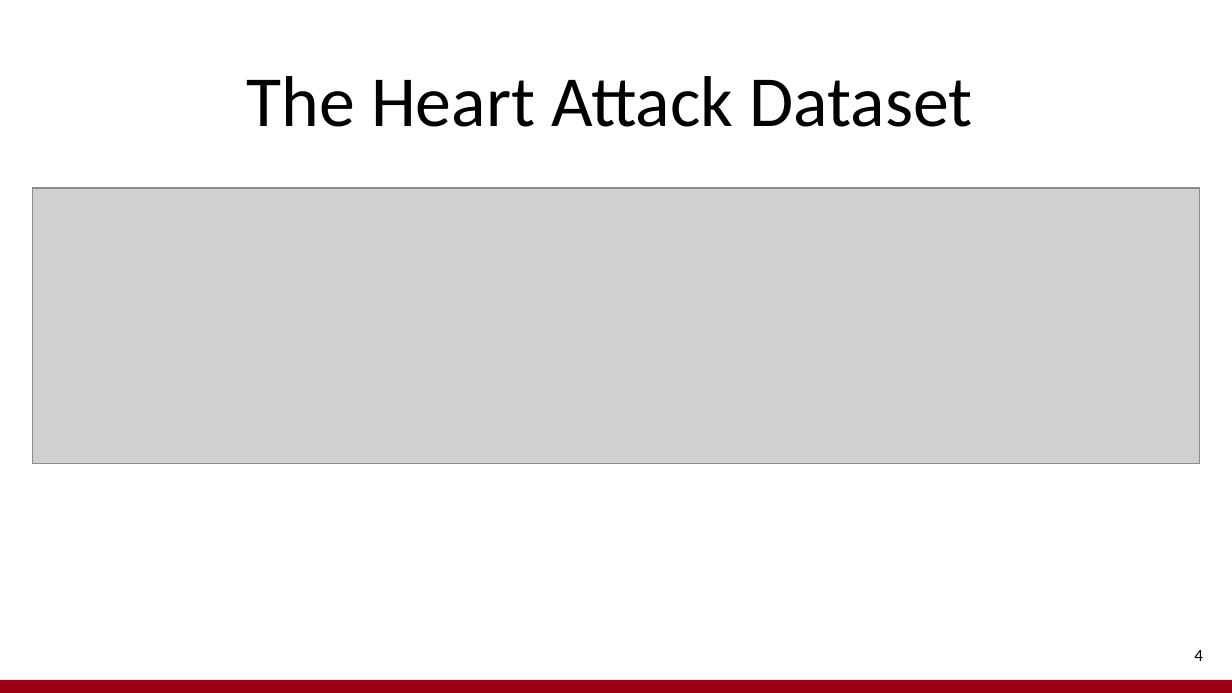
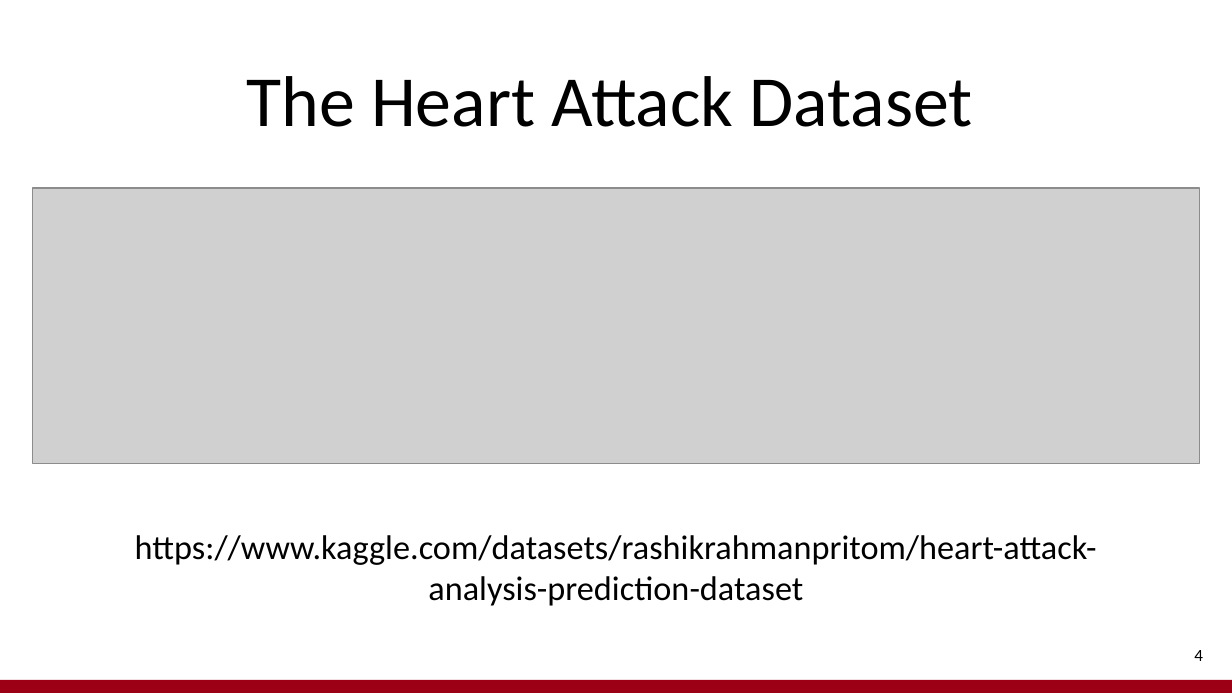
Before and after one commit to Vezzero/privacy-homework1, a slide deck: slide 4 of homework1samuelpiron.pptx. Drawn at 1232x693 pixels with LibreOffice and Linux fonts; fonts in the diff are those of the drawing; grey boxes stand for pictures. Boxes give left, top, right and bottom in pixels: in the first picture for what was removed or moved away, otherwise in the second. Text is boxed around its words. In the diff, an @@ line names an element or a change of style, - is before the commit and + after.

Commit message:
fix ppt

```diff
--- a/homework1samuelpiron.pptx
+++ b/homework1samuelpiron.pptx
@@ text added at (135,535,1097,606), 20 pt, text #000000 @@
+https://www.kaggle.com/datasets/rashikrahmanpritom/heart-attack-analysis-prediction-dataset
```
Also in this commit, not shown: 2 other slides changed.
